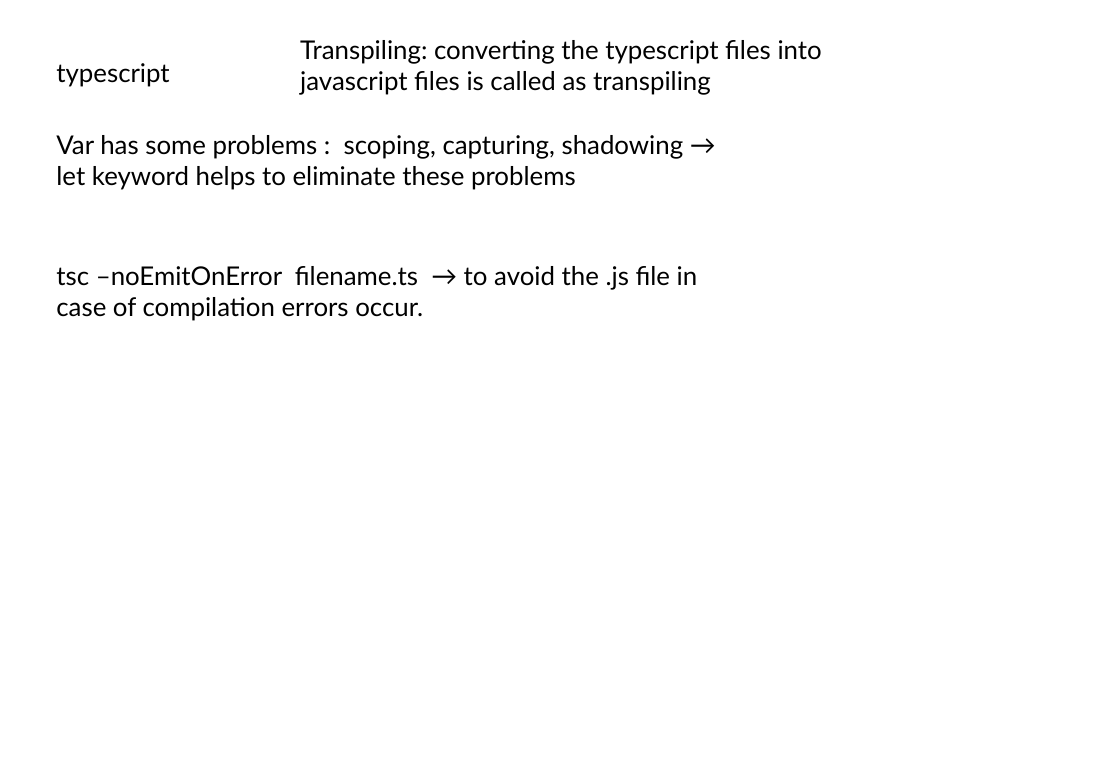
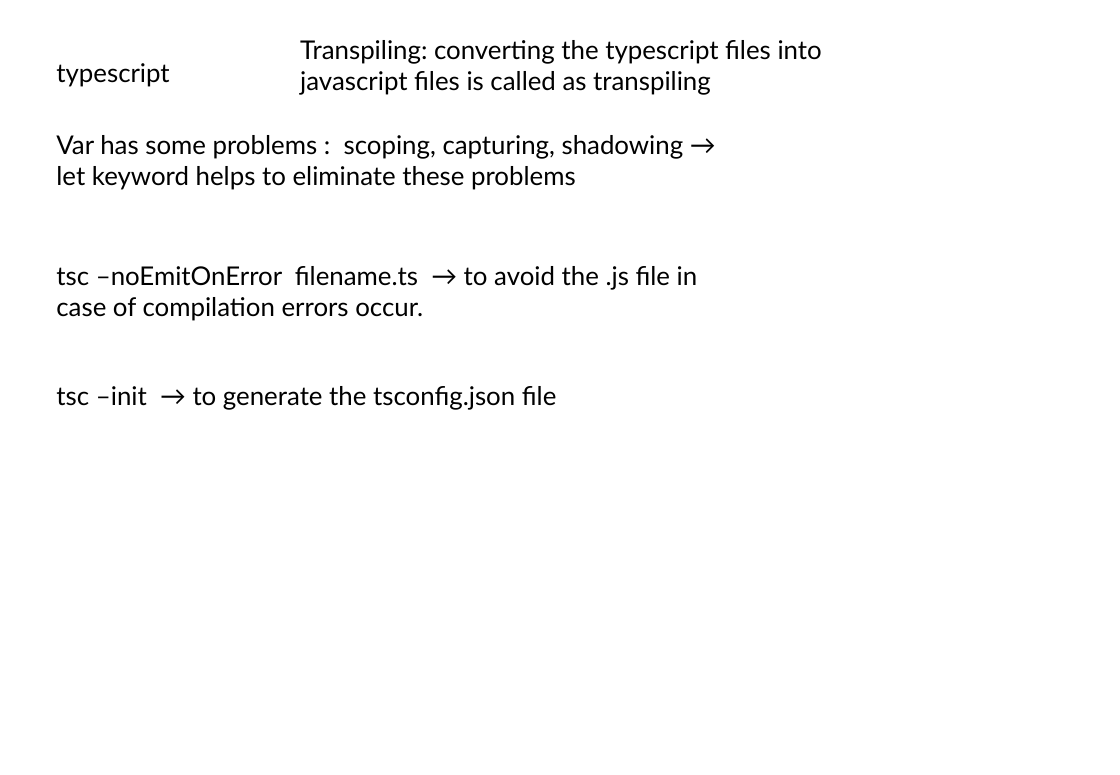
Before and after one commit to umalavanya/Spring-AngularProjectJune2026, a slide deck: slide 2 of EcommerceProject practice.pptx. Drawn at 1120x775 pixels with LibreOffice and Linux fonts; fonts in the diff are those of the drawing. Boxes give left, top, right and bottom in pixels: in the first picture for what was removed or moved away, otherwise in the second. Text is boxed around its words. In the diff, an @@ line names an element or a change of style, - is before the commit and + after.

```diff
--- a/EcommerceProject practice.pptx
+++ b/EcommerceProject practice.pptx
@@ text added at box(56, 386, 557, 410), 18 pt, text #000000 @@
+tsc –init → to generate the tsconfig.json file
```
Also in this commit, not shown: 7 other files.
